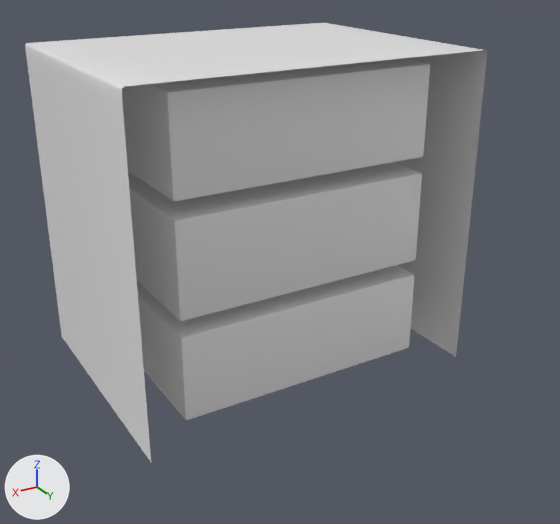
Before and after pictures for a commit that changed the FBX model Assets/Scenes/Josserand/FBX/meuble tiroir cuisine_low.fbx.
The view is the same before and after, from a camera (50 mm lens) standing at (0.978, 1.814, 1.144) and looking at (-0.023, 0.146, 0.31). The lights are fixed; the arrows at lower left show +X, +Y and +Z. Where no turn or scale is listed for an object, it has been applied to the vertices.

Objects in the first picture: 'meuble tiroir cuisine_low'.
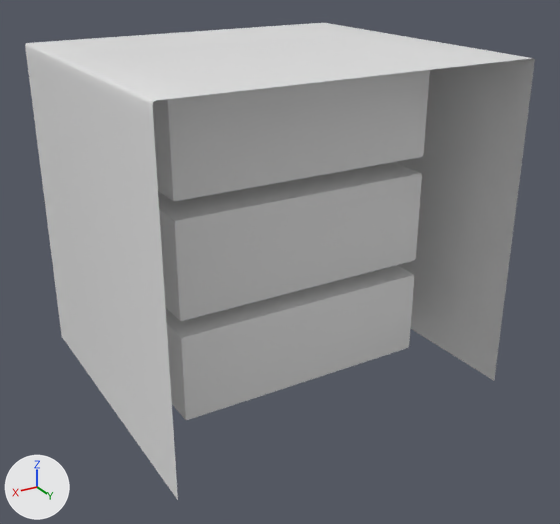
Where the change shows, as pixel boxes [x1, y1, x2, y2] in the pictures (560 x 524 px):
'meuble tiroir cuisine_low', reshaped (10% wider, 9% taller): before [25, 23, 487, 462]; after [25, 23, 535, 500]

Diff of the bpy script that builds the scene:
```diff
--- a/Assets/Scenes/Josserand/FBX/meuble tiroir cuisine_low.fbx.py
+++ b/Assets/Scenes/Josserand/FBX/meuble tiroir cuisine_low.fbx.py
@@ me_mesh @@
 me_mesh.from_pydata(...)  # 974 vertices, 1748 faces; spans x -0.473..0.473, y -0.403..0.391, z 0.0..0.869
 # used by ob_meuble_tiroir_cuisine_low; location = (0.0, 0.0, 0.0)
+# me_mesh part 1: all 22 vertices in x -0.473..0.473, y 0.391, z 0.0..0.869 are moved by (0.0, 0.152, 0.0)
```
